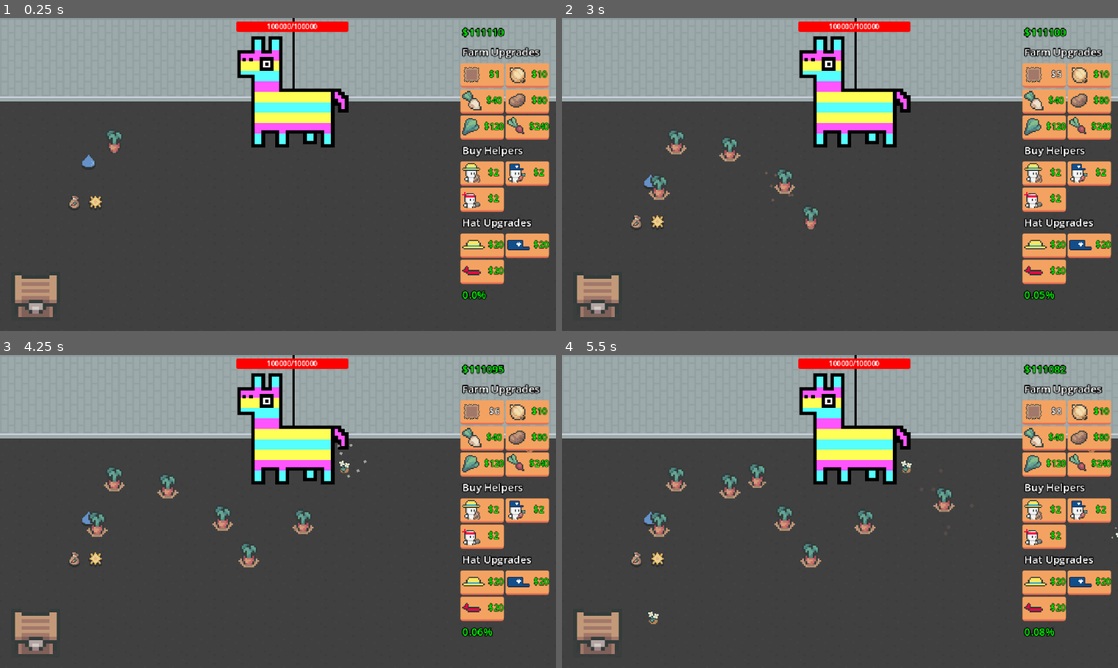
Above: before the commit, frames 1-4 (two rows, left to right).
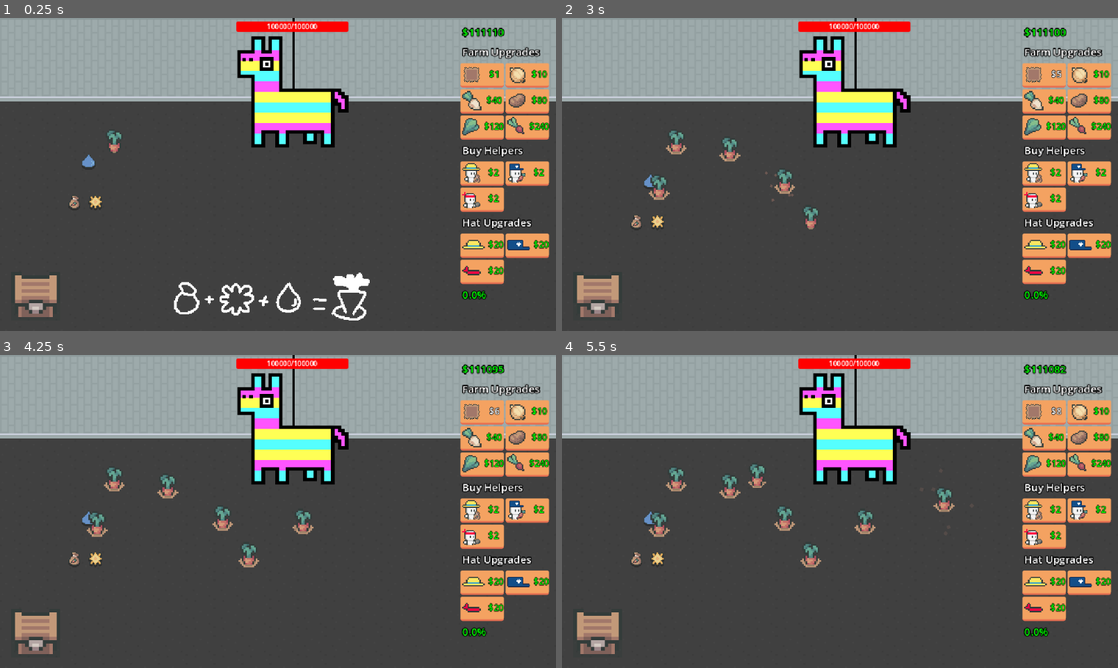
Above: after the commit, the same moments.

Repository: eric-marsh/farminata
Game: Godot game, scene res://scene/scene_switcher.tscn
Same seed, same stepped clock (60 frames per second), same inputs: the game is played once before the commit and once after it. Sound files missing from this copy of the repository are replaced by a short silence.
Inputs:
- Up to frame 1 (0.25 s): no input
- Up to frame 2 (3 s): click "$1" at 0.5 s; click "$2" at 1.25 s; click "$3" at 2 s; click "$4" at 2.75 s
- Up to frame 3 (4.25 s): click "$5" at 3.5 s
- Up to frame 4 (5.5 s): click "$6" at 4.25 s; click "$7" at 5 s

The runs differ from the first frame. In frame 1, 1.1% of the frame differs, in the area x 31-67%, y 81-97%; in frame 2, less than 0.1%; in frame 3, 0.1%; in frame 4, 0.2%.
Error in both runs: Out of bounds get index '0' (on base: 'Array[Node]') (res://scene/plots_container.gd:9)

Commit message:
tutorial

Diff:
--- a/scene/enviornment.gd
+++ b/scene/enviornment.gd
@@ -27,7 +27,9 @@
 
 const FLOWER = preload("res://flower.tscn")
 func update_enviornment_layer():
-
+	if(State.num_plots > 2):
+		$"../Tutorial".visible = false
+		return
 
 	if(State.num_plots < 5):
 		return
--- a/scene/main.tscn
+++ b/scene/main.tscn
@@ -2,11 +2,11 @@
 
 [ext_resource type="Script" uid="uid://by0tfe1nx5cjc" path="res://script/main.gd" id="1_ig7tw"]
 [ext_resource type="Script" uid="uid://d4elg2t07heho" path="res://script/camera_2d.gd" id="2_v0l8b"]
-[ext_resource type="Texture2D" uid="uid://dqblub5jwrxx5" path="res://img/enviornment/parking_lot_bg.png" id="2_v2gmf"]
 [ext_resource type="PackedScene" uid="uid://dgnanoyg1dkpf" path="res://scene/audio.tscn" id="3_b5f6u"]
 [ext_resource type="TileSet" uid="uid://dr8cfe3biaoab" path="res://main_tileset.tres" id="3_hybxs"]
 [ext_resource type="Script" uid="uid://b8pxcom8tcd8s" path="res://scene/plots_container.gd" id="4_k65ib"]
 [ext_resource type="PackedScene" uid="uid://jida1cnc03um" path="res://scene/canvas_layer.tscn" id="5_0ha60"]
+[ext_resource type="Texture2D" uid="uid://c4hoovdka8vtc" path="res://img/ui/tutorial.png" id="5_v2gmf"]
 [ext_resource type="PackedScene" uid="uid://b7mjmd8qocm5n" path="res://scene/plot.tscn" id="5_wscrc"]
 [ext_resource type="Script" uid="uid://btvo711v3d32a" path="res://scene/drops_manager.gd" id="6_k65ib"]
 [ext_resource type="Script" uid="uid://b8iivuocvbyjt" path="res://script/helpers_container.gd" id="6_of57s"]
@@ -26,12 +26,6 @@
 y_sort_enabled = true
 script = ExtResource("1_ig7tw")
 
-[node name="ParkingLotBackground" type="Sprite2D" parent="."]
-visible = false
-z_index = -1
-texture = ExtResource("2_v2gmf")
-centered = false
-
 [node name="TileMapLayer" type="TileMapLayer" parent="."]
 z_index = -4
 position = Vector2(64, 128)
@@ -44,6 +38,10 @@
 
 [node name="Audio" parent="Camera2D" instance=ExtResource("3_b5f6u")]
 position = Vector2(-320, -180)
+
+[node name="Tutorial" type="Sprite2D" parent="."]
+position = Vector2(328, 324)
+texture = ExtResource("5_v2gmf")
 
 [node name="Plots" type="Node2D" parent="."]
 y_sort_enabled = true
--- a/script/helper/attack_helper.gd
+++ b/script/helper/attack_helper.gd
@@ -28,7 +28,6 @@
 		$StateLabel.queue_free()
 
 func _physics_process(delta: float) -> void:
-
 	update_hat_animation()
 	if apply_upgrade:
 		attack_interval = max(0.1, attack_interval / 2)
Binary file added: img/ui/tutorial.png
Not shown, added: img/ui/tutorial.png.import
